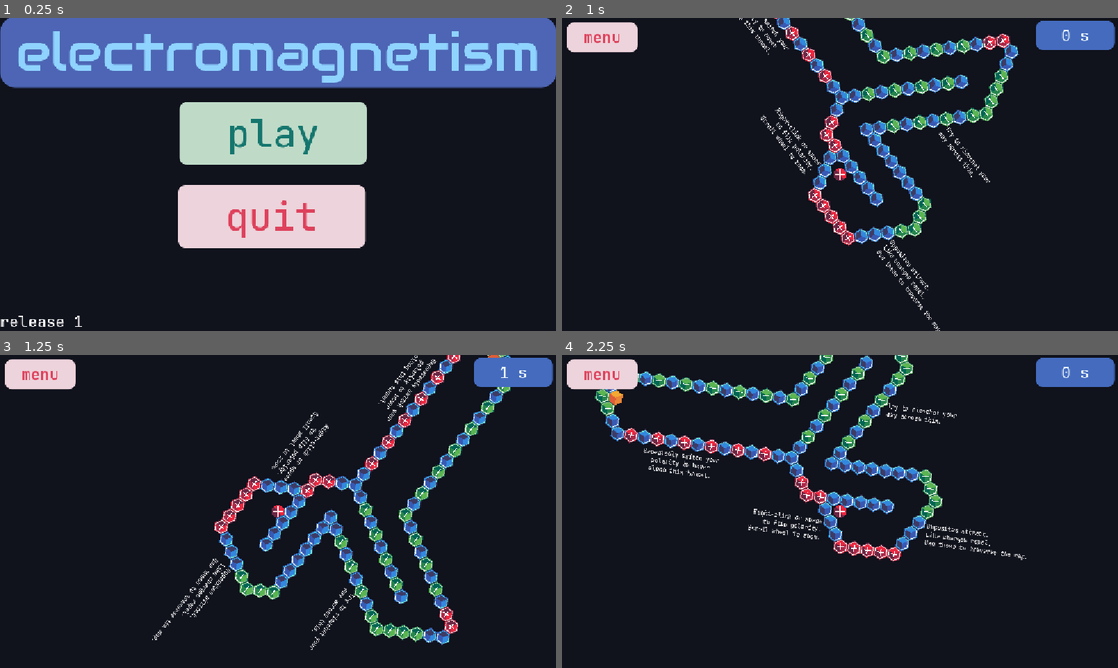
Above: before the commit, frames 1-4 (two rows, left to right).
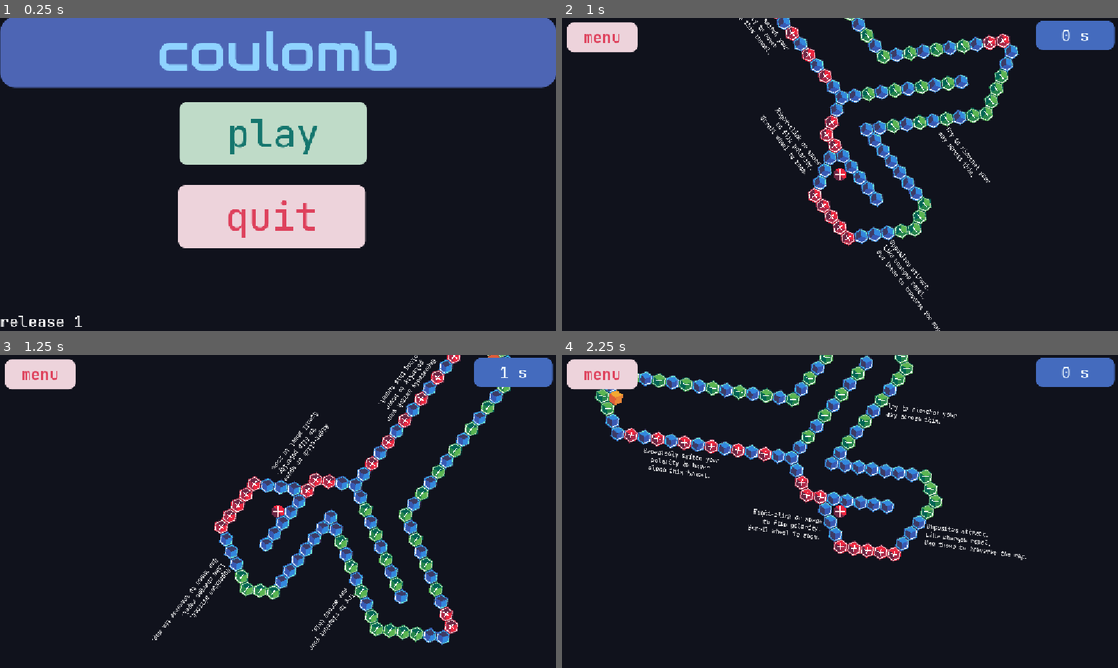
Above: after the commit, the same moments.

Repository: alstocras/electromagnetic-maze
Game: Godot game, scene res://src/scenes/main.tscn
Same seed, same stepped clock (60 frames per second), same inputs: the game is played once before the commit and once after it.
Inputs:
- Up to frame 1 (0.25 s): no input
- Up to frame 2 (1 s): click "play" at 0.5 s
- Up to frame 3 (1.25 s): no input
- Up to frame 4 (2.25 s): click "menu" at 1.25 s; click "play" at 2 s

The runs differ from the first frame. In frame 1, 4.4% of the frame differs, in the area x 3-97%, y 4-21%; in frame 2, nothing differs; in frame 3, nothing differs; in frame 4, nothing differs.

Commit message:
changed name

Diff:
--- a/src/scenes/main.tscn
+++ b/src/scenes/main.tscn
@@ -50,7 +50,7 @@
 theme_override_fonts/normal_font = ExtResource("1_0xm2m")
 theme_override_font_sizes/normal_font_size = 110
 theme_override_styles/normal = SubResource("StyleBoxFlat_o81g6")
-text = "electromagnetism"
+text = "coulomb"
 horizontal_alignment = 1
 vertical_alignment = 1
 
